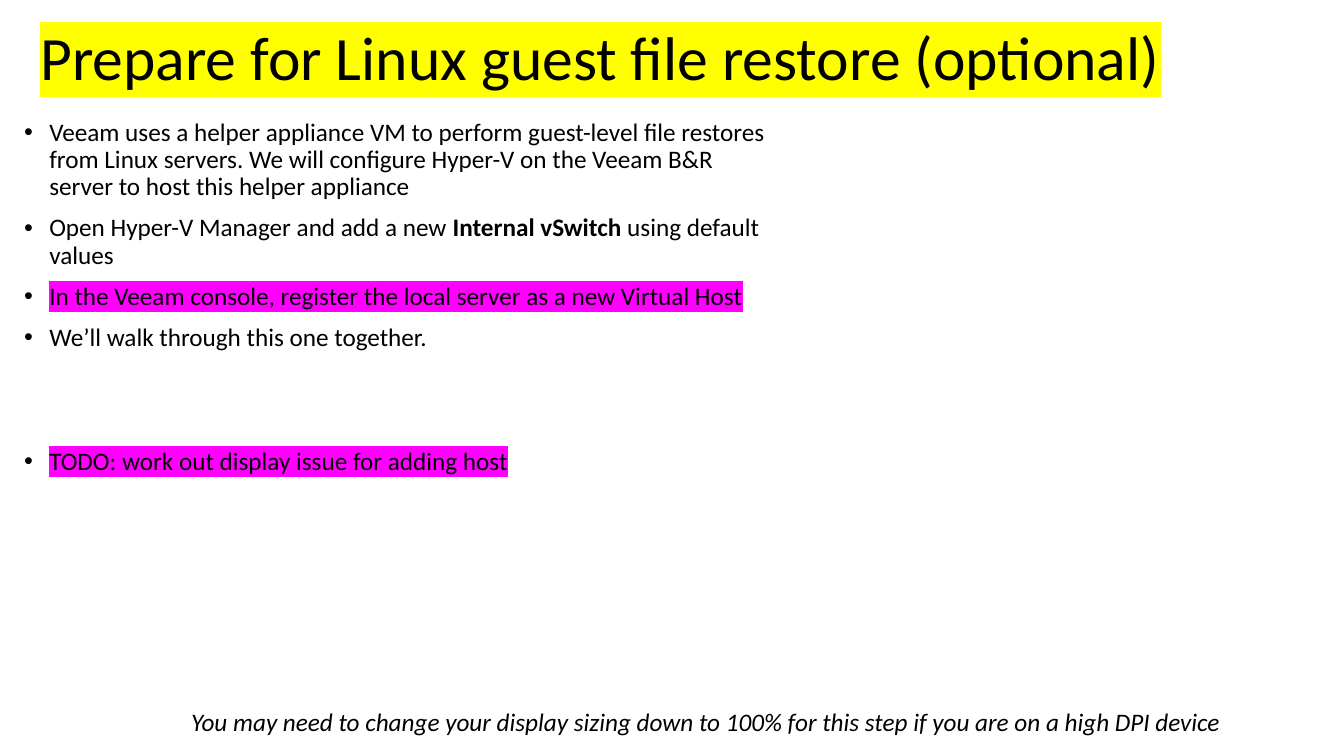
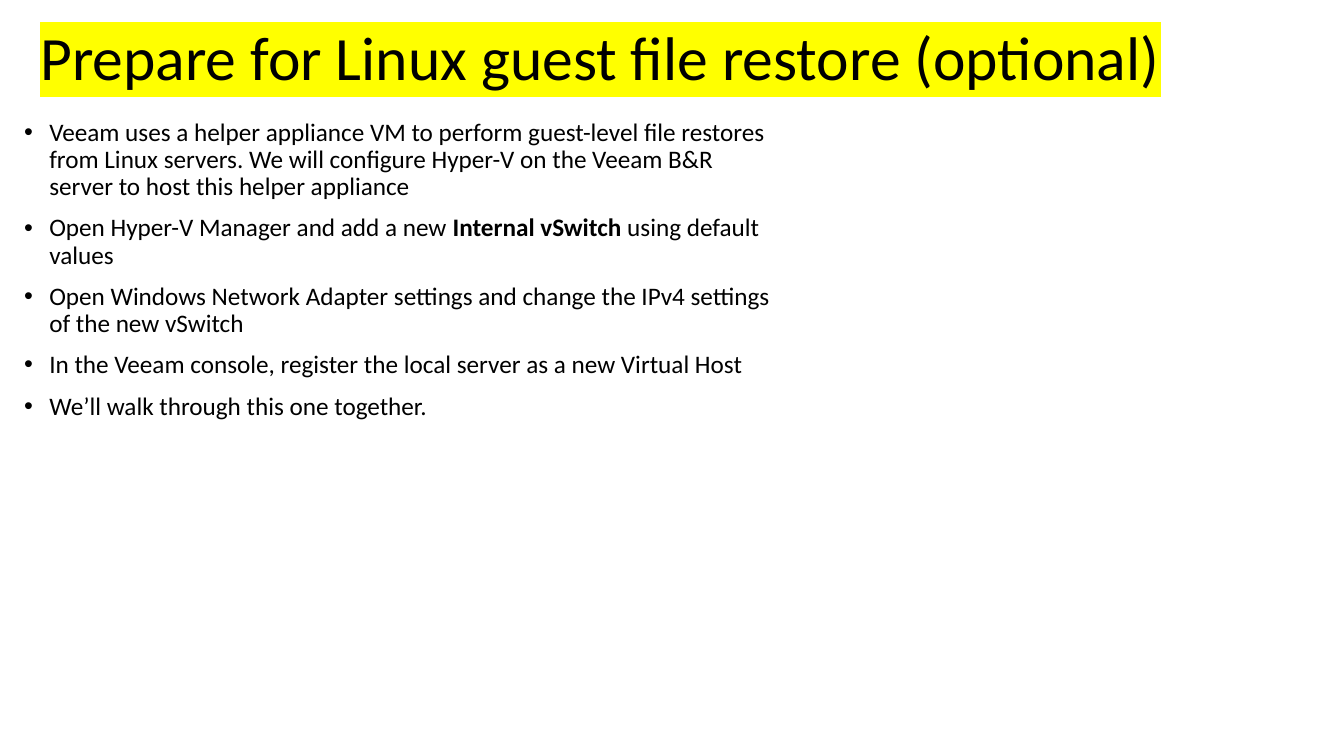
Before and after one commit to dkirby-ms/VeeamOnAzureLab, a slide deck: slide 20 of Veeam Lab Guide.pptx. Drawn at 1344x756 pixels with LibreOffice and Linux fonts; fonts in the diff are those of the drawing. Boxes give left, top, right and bottom in pixels: in the first picture for what was removed or moved away, otherwise in the second. Text is boxed around its words. In the diff, an @@ line names an element or a change of style, - is before the commit and + after.

```diff
--- a/Veeam Lab Guide.pptx
+++ b/Veeam Lab Guide.pptx
@@ text at box(49, 287, 770, 332): paragraph added @@
+• Open Windows Network Adapter settings and change the IPv4 settings of the new vSwitch
@@ text at box(49, 355, 742, 378): highlight #FF00FF to none in "In the Veeam console, register the local ..." @@
@@ text at box(49, 452, 507, 475): paragraph removed @@
-• TODO: work out display issue for adding host
@@ text removed at box(191, 713, 1219, 736) @@
-You may need to change your display sizing down to 100% for this step if you are on a high DPI device
```
Also in this commit, not shown: 4 other slides changed, 2 slides added, 2 slides removed, 1 other file.
